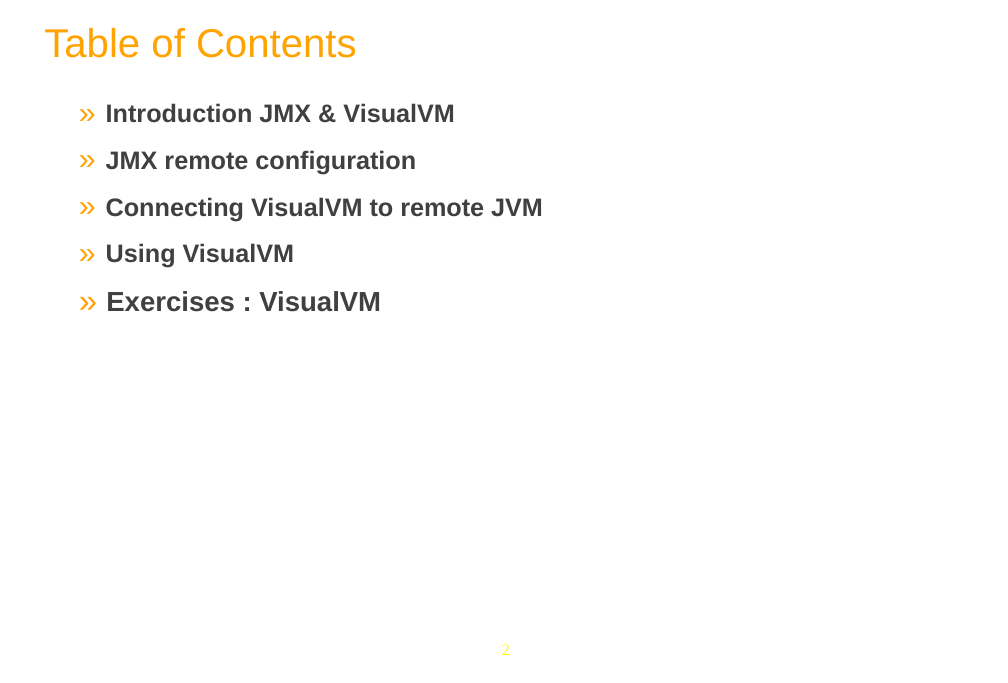
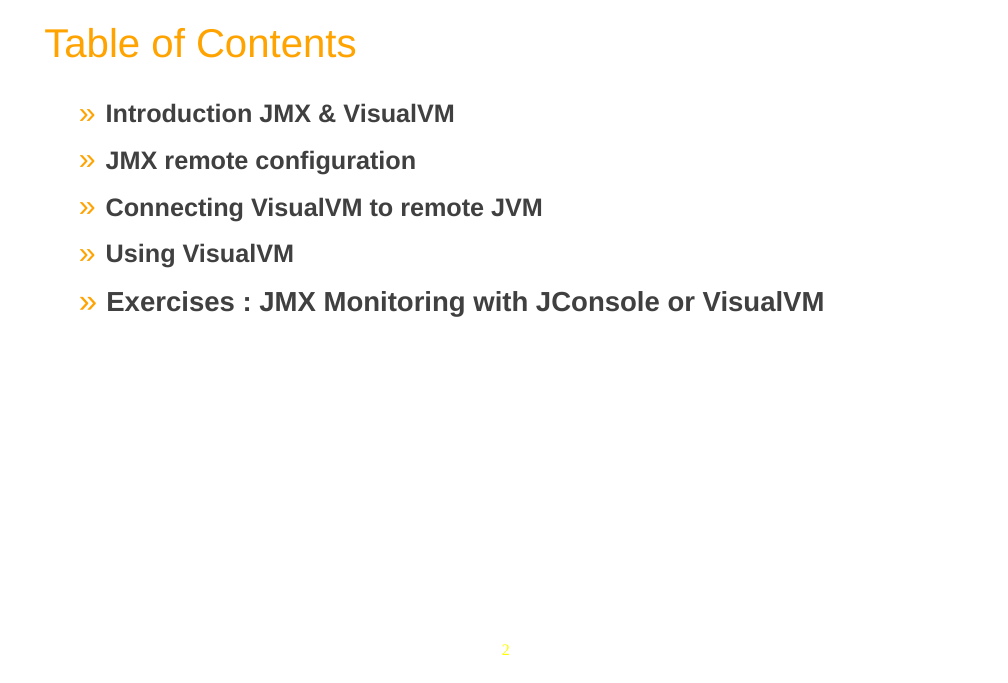
Before and after one commit to anhvurz90/training, a slide deck: slide 2 of exo-sysAdmin/980-JMX-XSys.pptx. Drawn at 1008x683 pixels with LibreOffice and Linux fonts; fonts in the diff are those of the drawing; background and template pictures are left out. Boxes give left, top, right and bottom in pixels: in the first picture for what was removed or moved away, otherwise in the second. Text is boxed around its words. In the diff, an @@ line names an element or a change of style, - is before the commit and + after.

```diff
--- a/exo-sysAdmin/980-JMX-XSys.pptx
+++ b/exo-sysAdmin/980-JMX-XSys.pptx
@@ text at [106, 291, 825, 317]: text changed @@
-  » Exercises : VisualVM
+  » Exercises : JMX Monitoring with JConsole or VisualVM
```
Also in this commit, not shown: 11 other slides changed, 2 slides removed, 4 other files.
